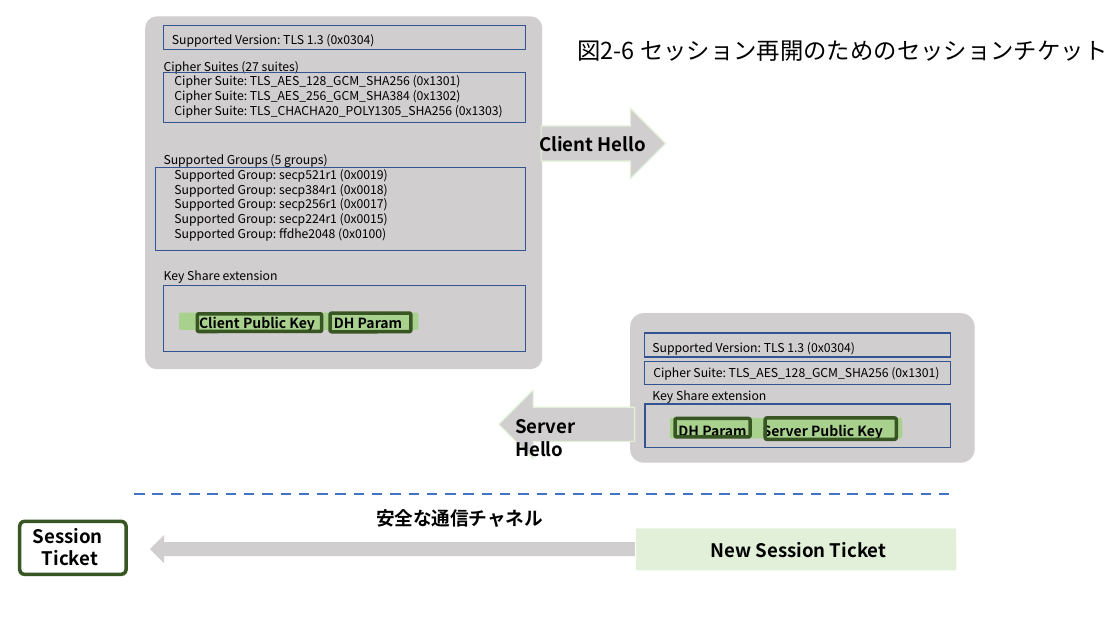
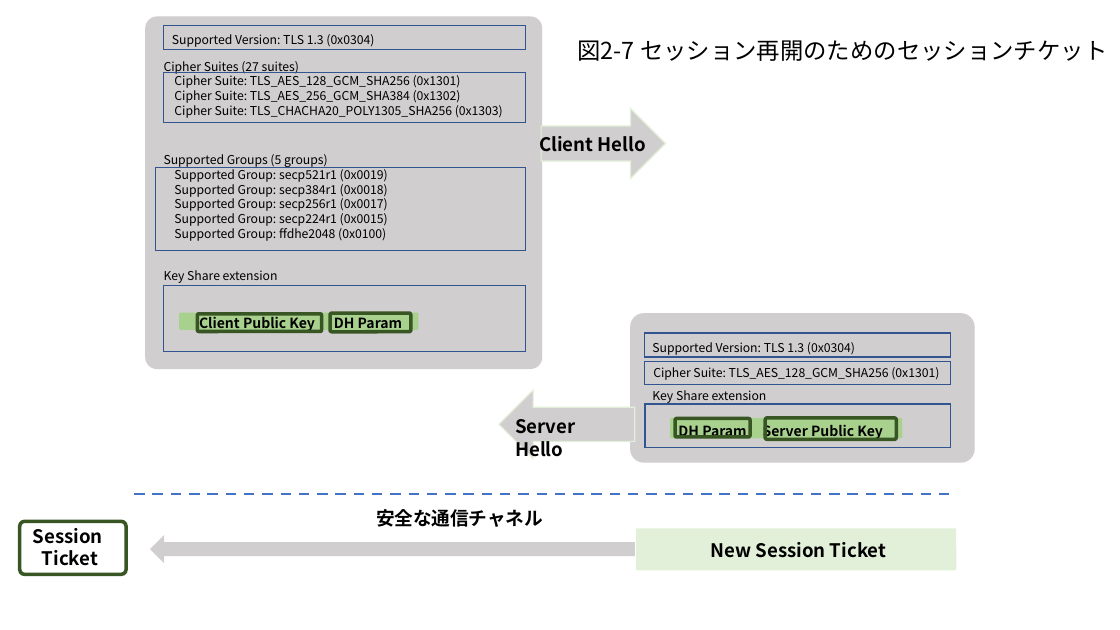
Before and after one commit to kojo1/TLSbook-en, a slide deck: slide 10 of Part1.Technology/Chapter2.Protocol/Protocol-fig-jp.pptx (slide 7 before the commit). Drawn at 1120x630 pixels with LibreOffice and Linux fonts; fonts in the diff are those of the drawing. Boxes give left, top, right and bottom in pixels: in the first picture for what was removed or moved away, otherwise in the second. Text is boxed around its words. In the diff, an @@ line names an element or a change of style, - is before the commit and + after.

```diff
--- a/Part1.Technology/Chapter2.Protocol/Protocol-fig-jp.pptx
+++ b/Part1.Technology/Chapter2.Protocol/Protocol-fig-jp.pptx
@@ text at box(577, 40, 1107, 61): text changed @@
-図2-6 セッション再開のためのセッションチケット
+図2-7 セッション再開のためのセッションチケット
```
Also in this commit, not shown: 4 other slides changed, 3 slides added, 8 other files.
